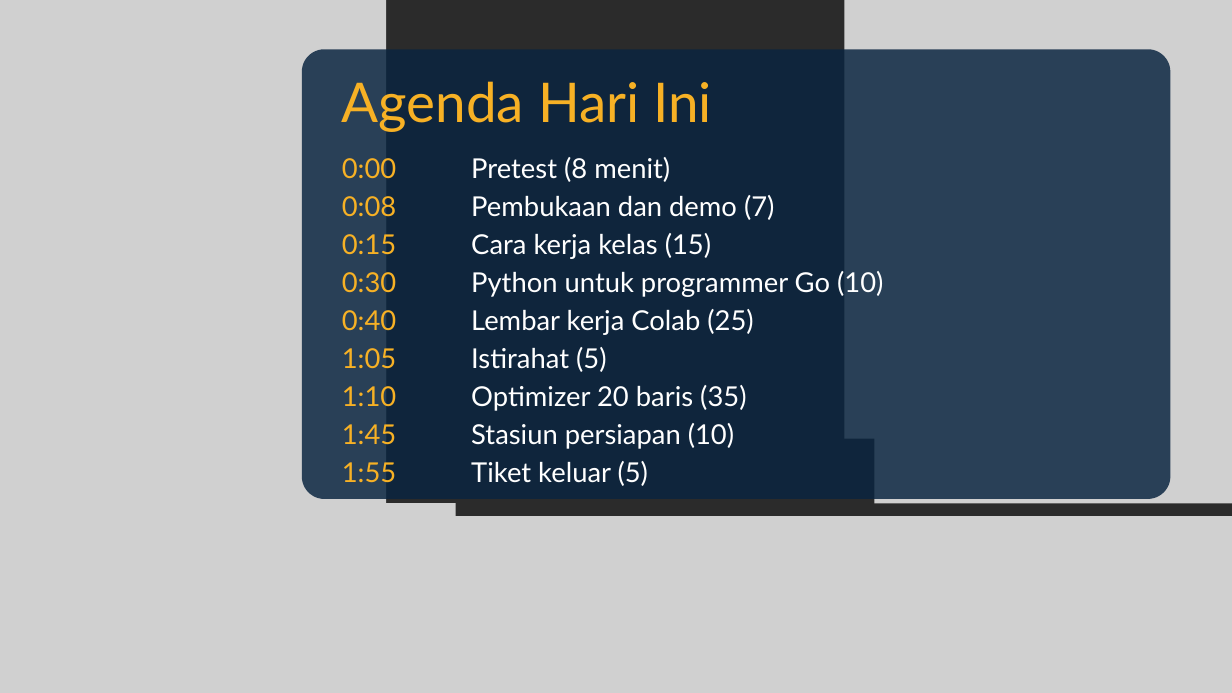
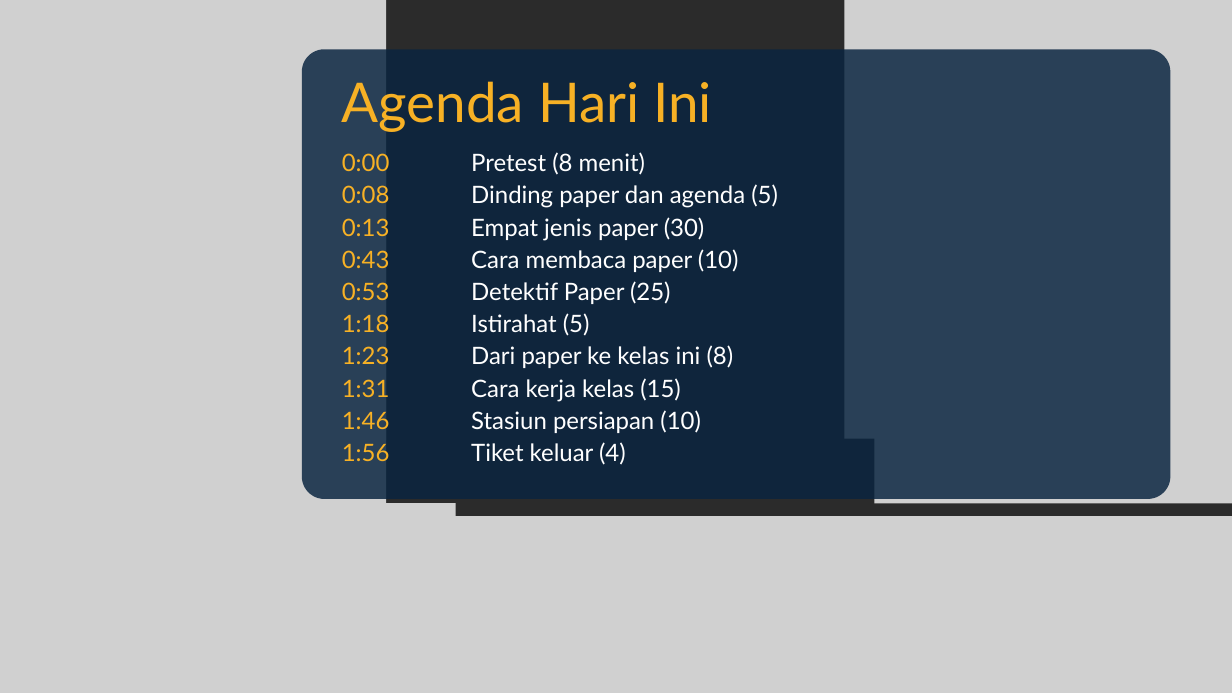
Before and after one commit to dafx7/COMPUTING-AI-ML-OPTIMIZATION, a slide deck: slide 4 of week0/slides/Pertemuan-0-Kickoff.pptx (slide 3 before the commit). Drawn at 1232x693 pixels with LibreOffice and Linux fonts; fonts in the diff are those of the drawing; grey boxes stand for pictures; background and template pictures are left out; a plain dark background stands for a picture behind light text. Boxes give left, top, right and bottom in pixels: in the first picture for what was removed or moved away, otherwise in the second. Text is boxed around its words. In the diff, an @@ line names an element or a change of style, - is before the commit and + after.

```diff
--- a/week0/slides/Pertemuan-0-Kickoff.pptx
+++ b/week0/slides/Pertemuan-0-Kickoff.pptx
@@ text at box(342, 153, 390, 203): size 32 to 28 pt in "0:00", "0:08"; less space between paragraphs @@
@@ text at box(471, 152, 701, 433): size 32 to 28 pt in "Pretest (8 menit)", "Cara kerja kelas (15)", "Stasiun persiapan (10)"; less space between paragraphs @@
@@ text at box(471, 184, 778, 368): text changed; size 32 to 28 pt @@
-Pembukaan dan demo (7)
+Dinding paper dan agenda (5)
+Empat jenis paper (30)
+Cara membaca paper (10)
+Detektif Paper (25)
+Istirahat (5)
+Dari paper ke kelas ini (8)
@@ text at box(342, 218, 390, 461): text changed; size 32 to 28 pt @@
-0:15
-0:30
-0:40
-1:05
-1:10
-1:45
-1:55
+0:13
+0:43
+0:53
+1:18
+1:23
+1:31
+1:46
+1:56
@@ text at box(471, 271, 883, 411): paragraphs removed @@
-Python untuk programmer Go (10)
-Lembar kerja Colab (25)
-Istirahat (5)
-Optimizer 20 baris (35)
@@ text at box(471, 442, 626, 465): text changed; size 32 to 28 pt @@
-Tiket keluar (5)
+Tiket keluar (4)
```
Also in this commit, not shown: 6 other slides changed, 15 slides added, 6 slides removed, 16 other files.
